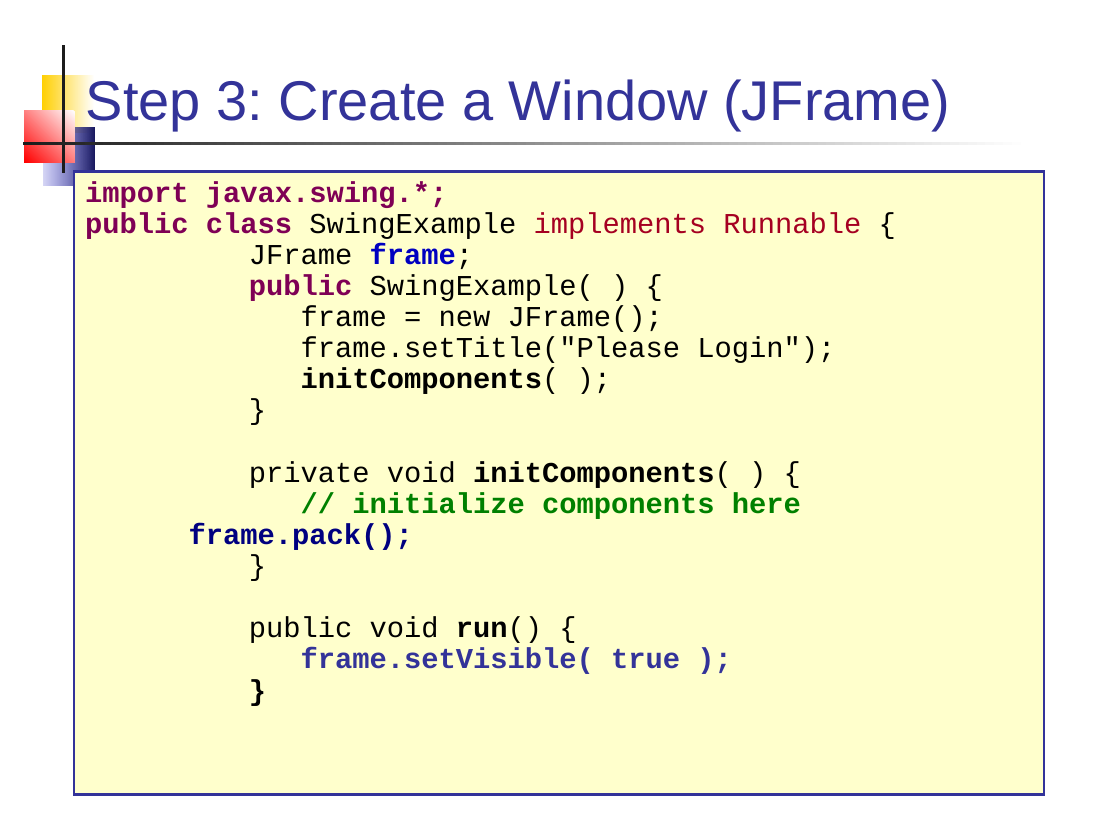
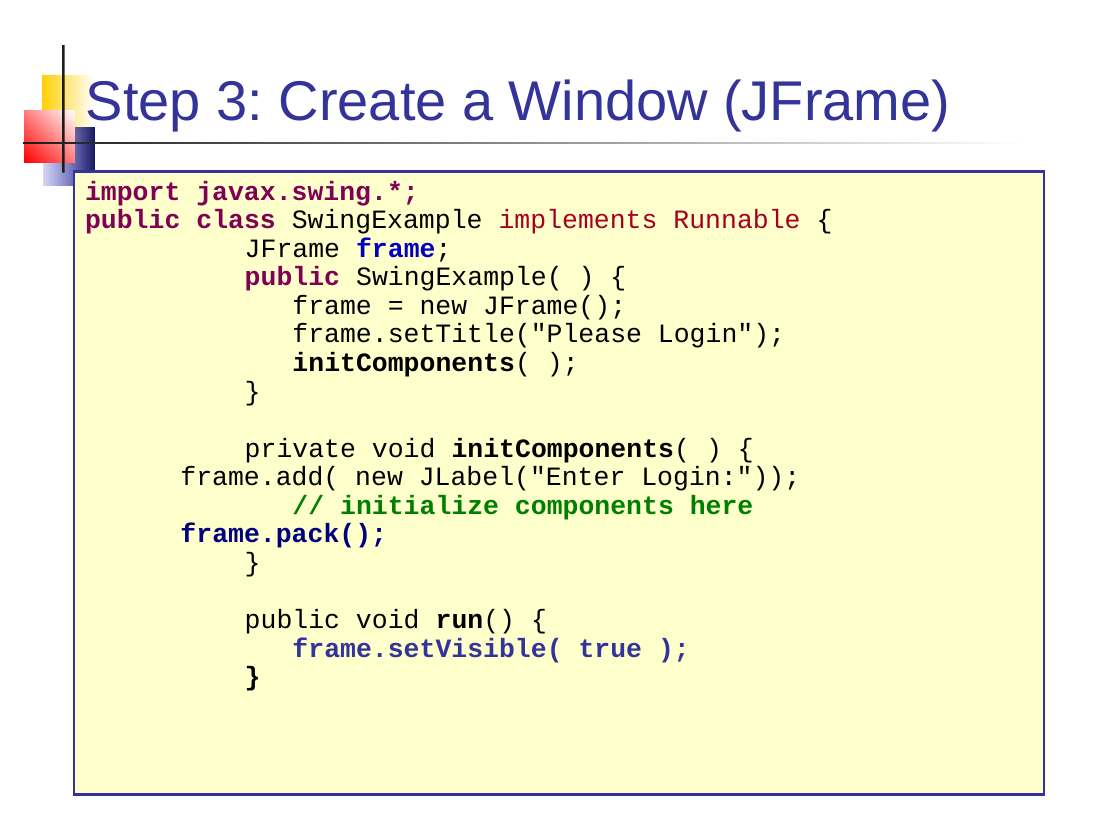
Before and after one commit to ntpbright/oop2016, a slide deck: slide 29 of graphics/Graphics-1.ppt. Drawn at 1120x840 pixels with LibreOffice and Linux fonts; fonts in the diff are those of the drawing. Boxes give left, top, right and bottom in pixels: in the first picture for what was removed or moved away, otherwise in the second. Text is boxed around its words. In the diff, an @@ line names an element or a change of style, - is before the commit and + after.

```diff
--- a/graphics/Graphics-1.ppt
+++ b/graphics/Graphics-1.ppt
@@ text at (x1=85, y1=181, x2=800, y2=663): size 18.5 to 17 pt in "import javax.swing.*;", "public class SwingExample implements Runnable {", "JFrame frame;", "public SwingExample( ) {" and 11 more places @@
@@ text at (x1=180, y1=467, x2=800, y2=491): paragraph added @@
+frame.add( new JLabel("Enter Login:"));
```
Also in this commit, not shown: 6 other slides changed, 4 other files.
